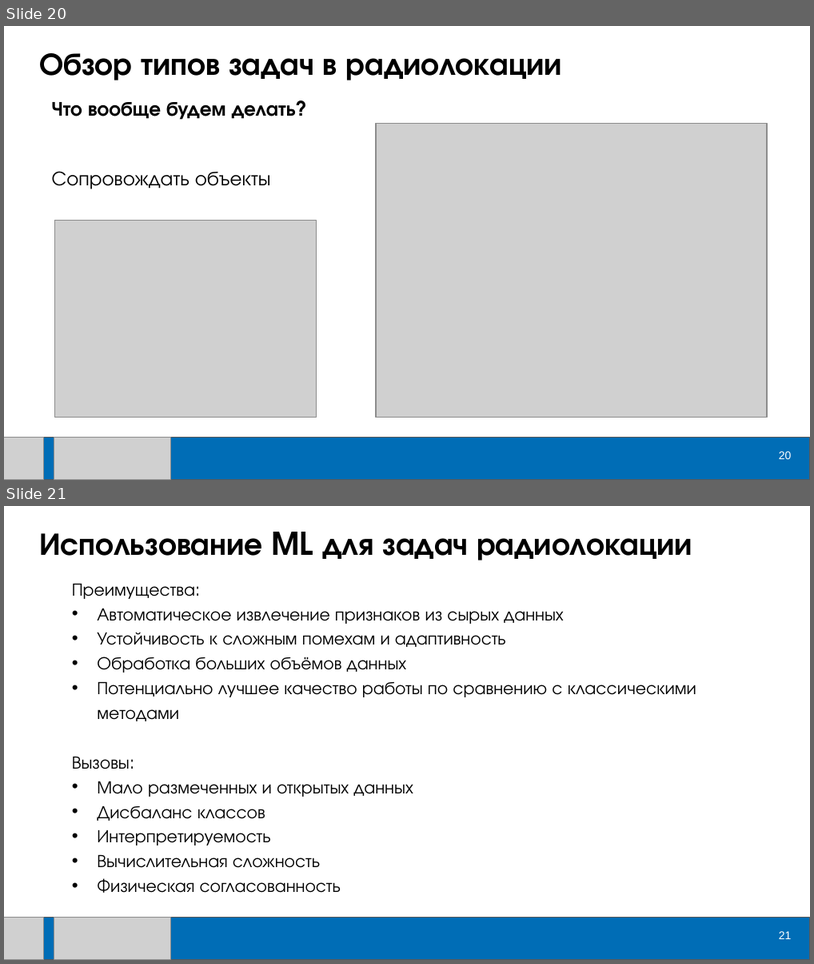
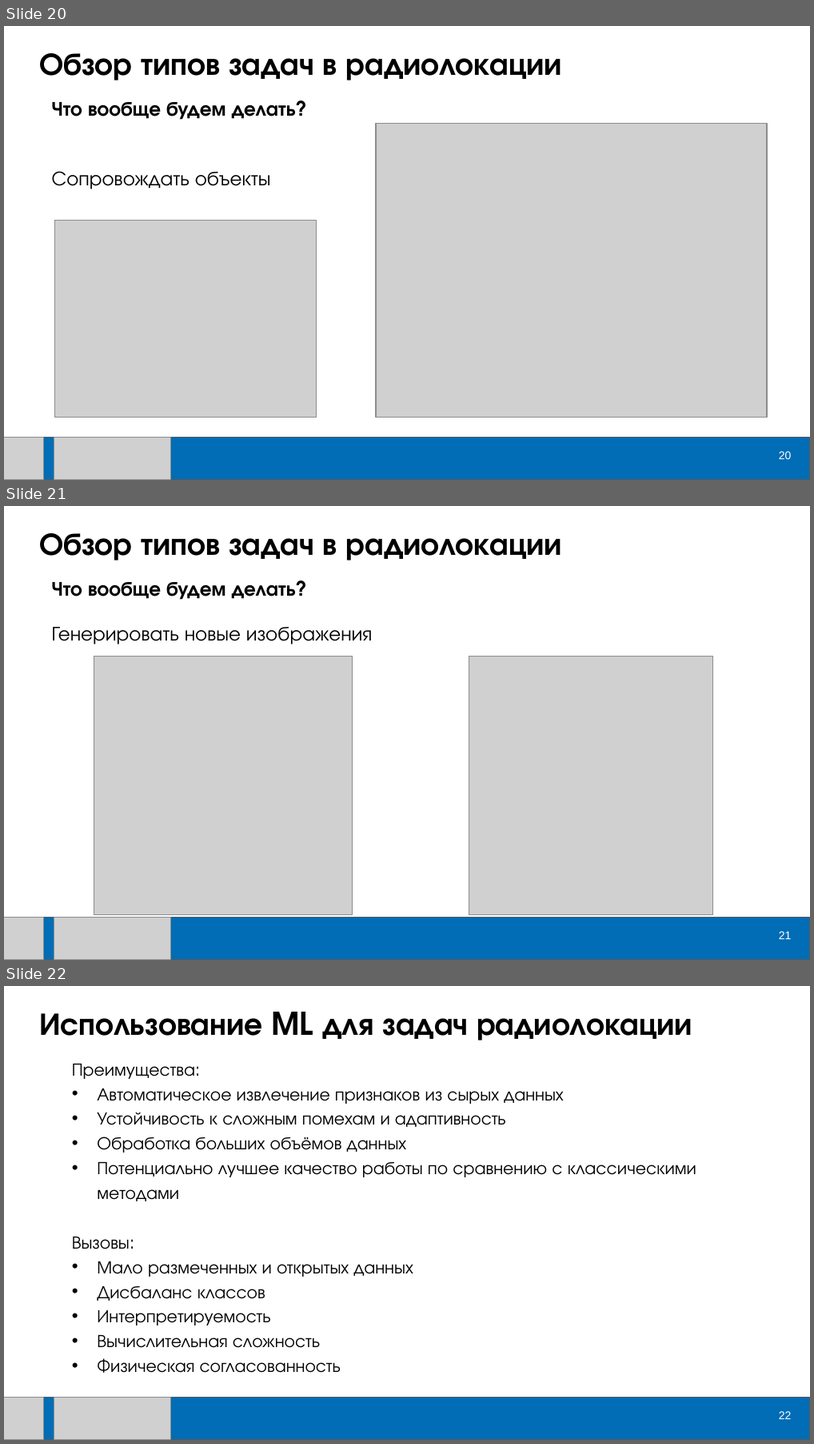
Before and after one commit to ml-dafe/ML_radiolocation_MIPT, a slide deck: Лекции/Лекция_01.pptx. Shown one above the other, each under a label of ours: slides 20 and 21 before the commit, slides 20, 21 and 22 after it. The pictures are 814x964 and 814x1444 pixels, drawn with LibreOffice and Linux fonts; fonts in the diff are those of the drawing; grey boxes stand for pictures. Boxes give left, top, right and bottom in pixels: in the first picture for what was removed or moved away, otherwise in the second. Text is boxed around its words. In the diff, an @@ line names an element or a change of style, - is before the commit and + after.

```diff
--- a/Лекции/Лекция_01.pptx
+++ b/Лекции/Лекция_01.pptx
@@ slide 21 added at [4, 506, 810, 960], background #FFFFFF @@
@@ text added at [39, 533, 562, 560], 28 pt, text #000000, bold @@
+Обзор типов задач в радиолокации
@@ text added at [52, 582, 296, 600], 18 pt, text #000000, bold @@
+Что вообще будем делать?
@@ text added at [52, 627, 373, 644], 18 pt, text #000000 @@
+Генерировать новые изображения
@@ picture added at [94, 656, 352, 915] @@
@@ picture added at [469, 656, 713, 915] @@
@@ rectangle added at [4, 917, 810, 960], fill #006DB6, outline #595959 0.75 pt @@
@@ picture added at [4, 917, 43, 960] @@
@@ picture added at [54, 917, 170, 960] @@
@@ page number added at [779, 931, 792, 939], 10 pt, text #FFFFFF @@
+21
@@ what was slide 21 is now slide 22 @@
@@ page number at [779, 1411, 792, 1419]: text changed @@
-21
+22
```
Also in this commit, not shown: 2 slides changed.
